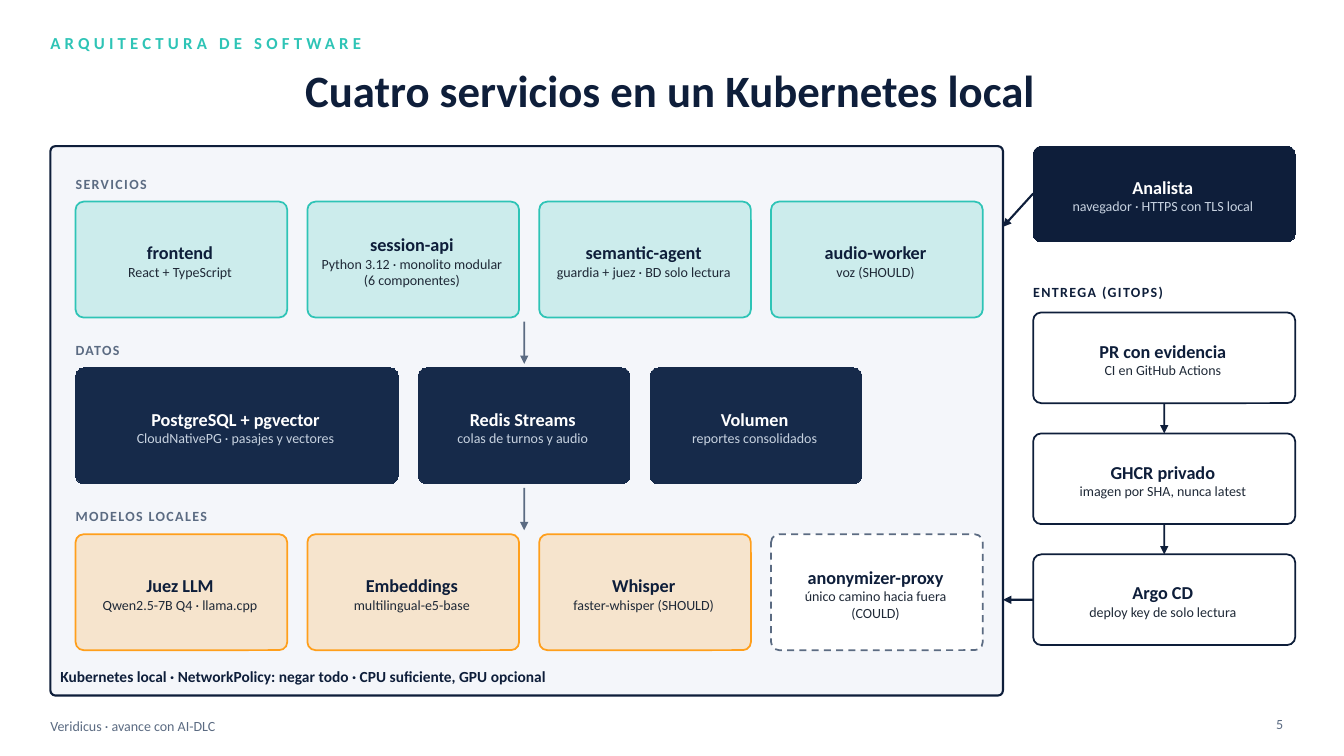
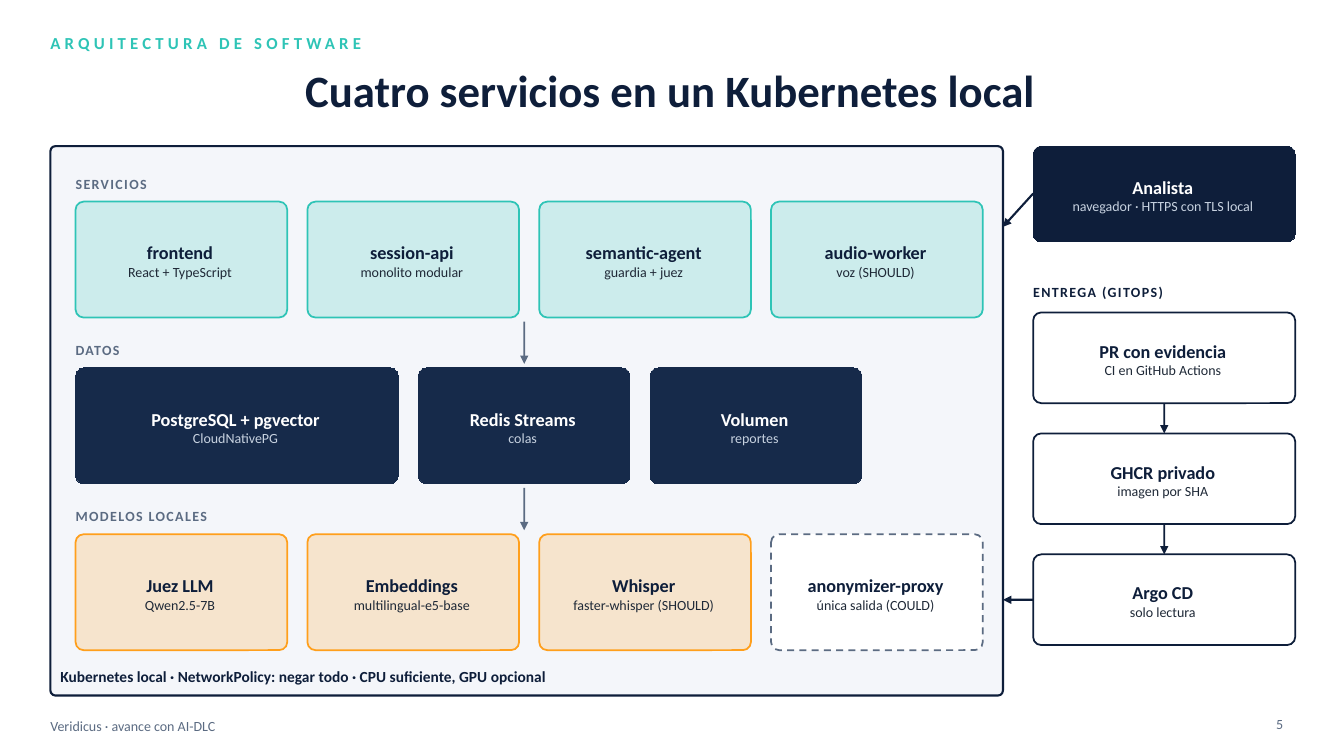
Before and after one commit to freyesJaveriana/tai, a slide deck: slide 5 of presentations/Veridicus_AIDLC_avance.pptx. Drawn at 1344x756 pixels with LibreOffice and Linux fonts; fonts in the diff are those of the drawing. Boxes give left, top, right and bottom in pixels: in the first picture for what was removed or moved away, otherwise in the second. Text is boxed around its words. In the diff, an @@ line names an element or a change of style, - is before the commit and + after.

```diff
--- a/presentations/Veridicus_AIDLC_avance.pptx
+++ b/presentations/Veridicus_AIDLC_avance.pptx
@@ text in rounded rectangle at [361, 267, 463, 277]: text changed @@
-Python 3.12 · monolito modular (6 componentes)
+monolito modular
@@ text in rounded rectangle at [604, 267, 683, 280]: text changed @@
-guardia + juez · BD solo lectura
+guardia + juez
@@ text in rounded rectangle at [193, 433, 278, 443]: text changed @@
-CloudNativePG · pasajes y vectores
+CloudNativePG
@@ text in rounded rectangle at [508, 433, 536, 443]: text changed @@
-colas de turnos y audio
+colas
@@ text in rounded rectangle at [731, 434, 779, 446]: text changed @@
-reportes consolidados
+reportes
@@ text in rounded rectangle at [1117, 486, 1208, 499]: text changed @@
-imagen por SHA, nunca latest
+imagen por SHA
@@ text in rounded rectangle at [145, 601, 215, 612]: text changed @@
-Qwen2.5-7B Q4 · llama.cpp
+Qwen2.5-7B
@@ text in rounded rectangle at [817, 600, 934, 612]: text changed @@
-único camino hacia fuera (COULD)
+única salida (COULD)
@@ text in rounded rectangle at [1130, 607, 1195, 617]: text changed @@
-deploy key de solo lectura
+solo lectura
```
Also in this commit, not shown: 4 other slides changed, 2 slides added.
